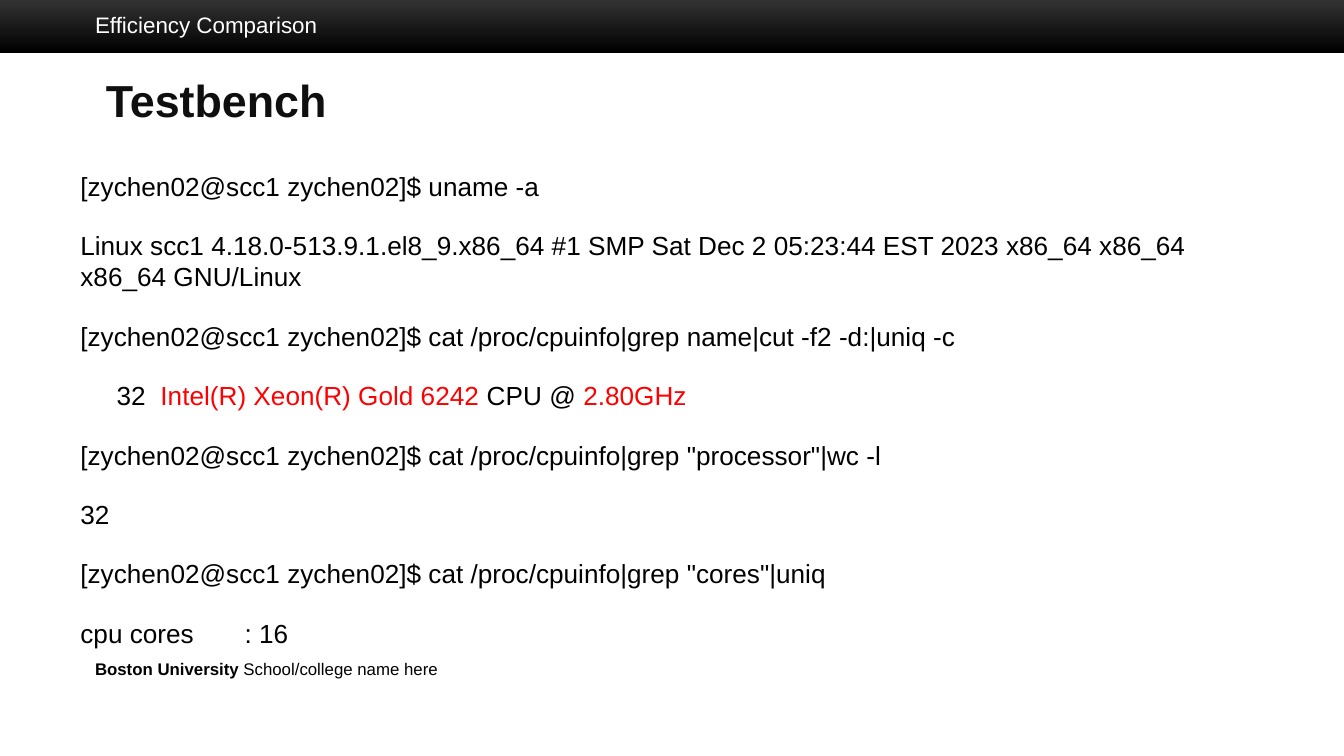
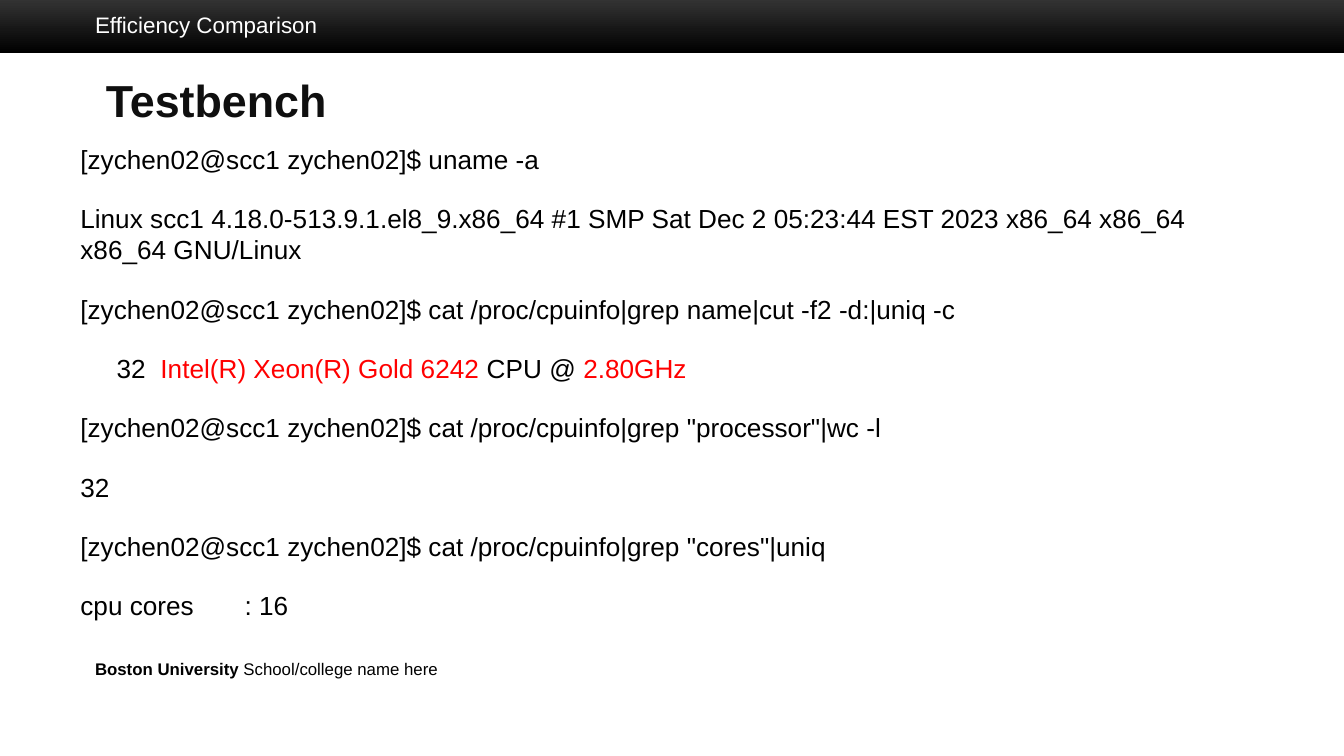
Before and after one commit to CMander02/TreeAlgorithms, a slide deck: slide 14 of Final Presentation/Final_EC504_presentation_v3.pptx. Drawn at 1344x756 pixels with LibreOffice and Linux fonts; fonts in the diff are those of the drawing; background and template pictures are left out. Boxes give left, top, right and bottom in pixels: in the first picture for what was removed or moved away, otherwise in the second. Text is boxed around its words. In the diff, an @@ line names an element or a change of style, - is before the commit and + after.

```diff
--- a/Final Presentation/Final_EC504_presentation_v3.pptx
+++ b/Final Presentation/Final_EC504_presentation_v3.pptx
@@ text "[zychen02@scc1 zychen02]$ uname -a": place and size @@
-text "[zychen02@scc1 zychen02]$ uname -a" at [80,176,1185,648]
+text "[zychen02@scc1 zychen02]$ uname -a" at [80,149,1185,621]
```
Also in this commit, not shown: 2 other slides changed, 2 slides added, 1 slide removed, 1 other file.
